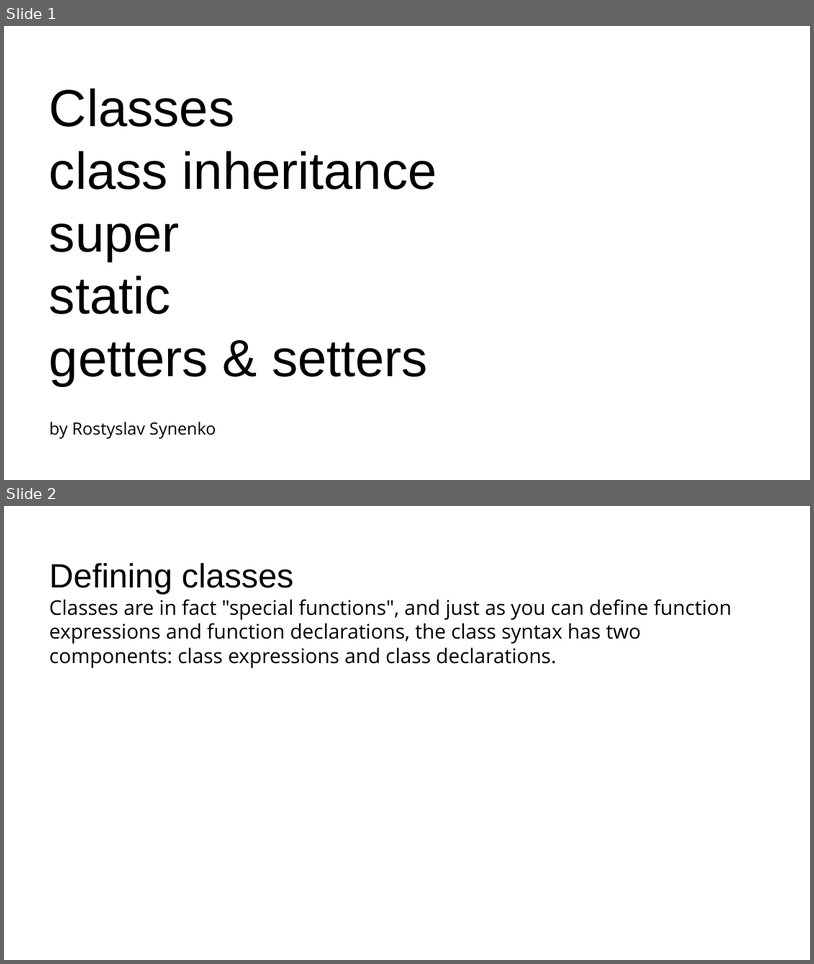
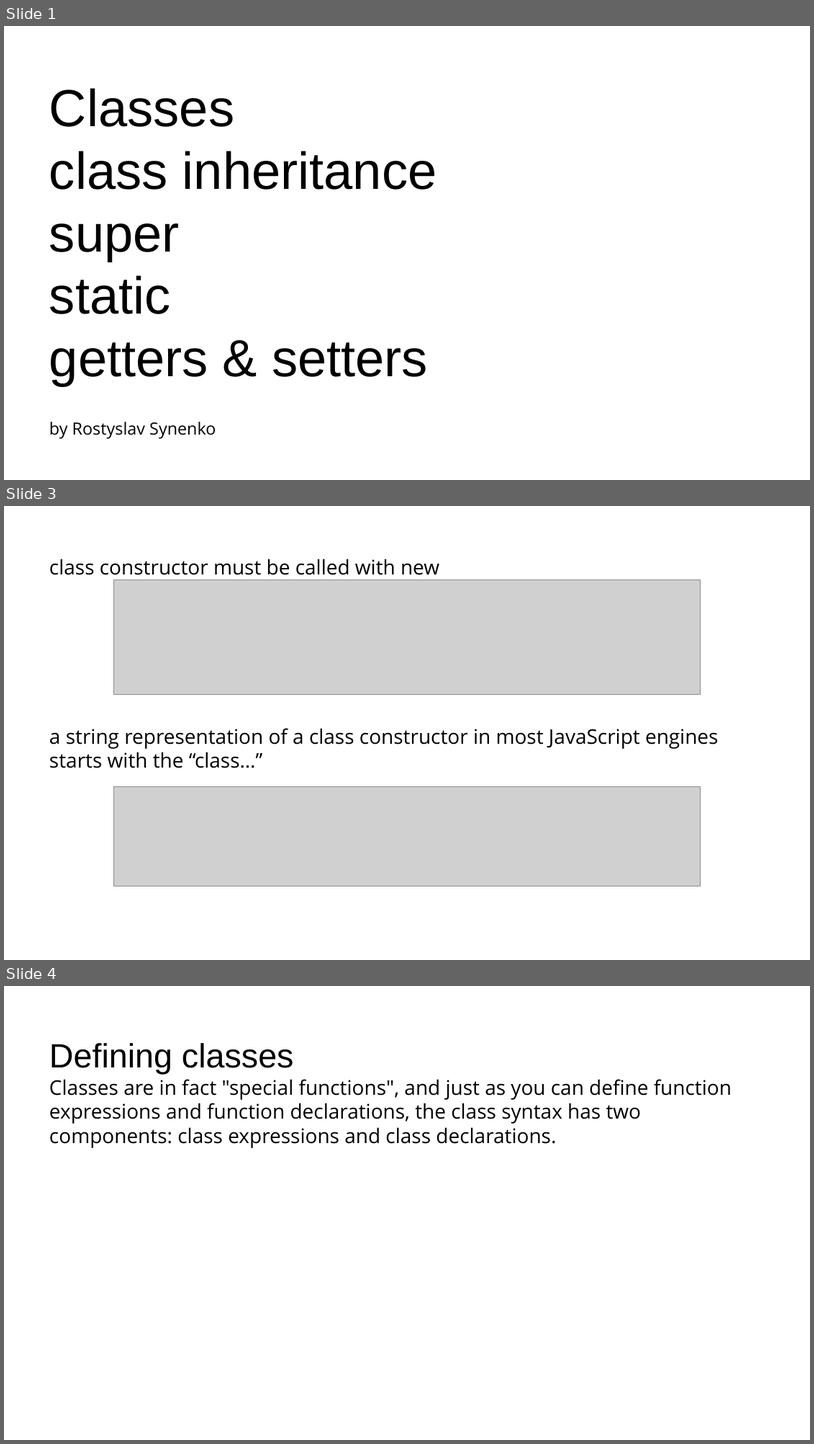
Before and after one commit to RostyslavSynenko/Lv-469.NodeJS, a slide deck: presentations/Classes.pptx. Shown one above the other, each under a label of ours: slides 1 and 2 before the commit, slides 1, 3 and 4 after it; the slides between them are not shown. The pictures are 814x964 and 814x1444 pixels, drawn with LibreOffice and Linux fonts; fonts in the diff are those of the drawing; grey boxes stand for pictures; background and template pictures are left out. Boxes give left, top, right and bottom in pixels: in the first picture for what was removed or moved away, otherwise in the second. Text is boxed around its words. In the diff, an @@ line names an element or a change of style, - is before the commit and + after.

Commit message:
Classes

```diff
--- a/presentations/Classes.pptx
+++ b/presentations/Classes.pptx
@@ slide 3 added at (x1=4, y1=506, x2=810, y2=960), background #FFFFFF @@
@@ title added at (x1=49, y1=559, x2=719, y2=768), 24 pt, text #000000 @@
+class constructor must be called with new
+a string representation of a class constructor in most JavaScript engines starts with the “class…”
@@ picture added at (x1=114, y1=580, x2=701, y2=694) @@
@@ picture added at (x1=114, y1=787, x2=701, y2=886) @@
@@ what was slide 2 is now slide 4 @@
```
Also in this commit, not shown: 1 slide changed, 2 other slides added, 1 other file.
